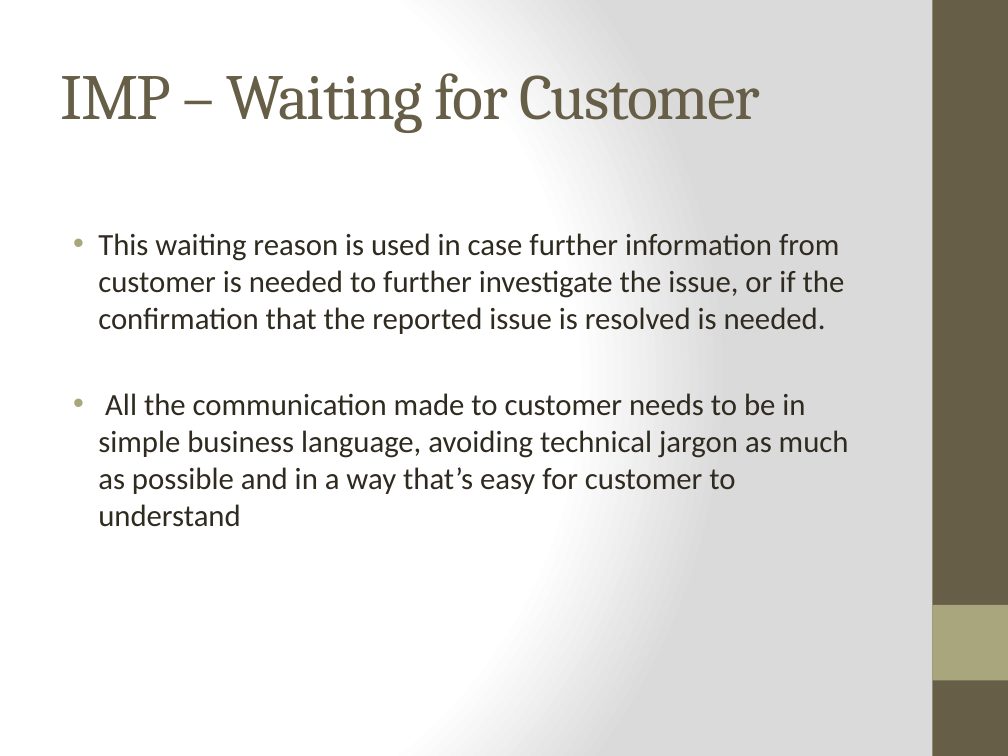
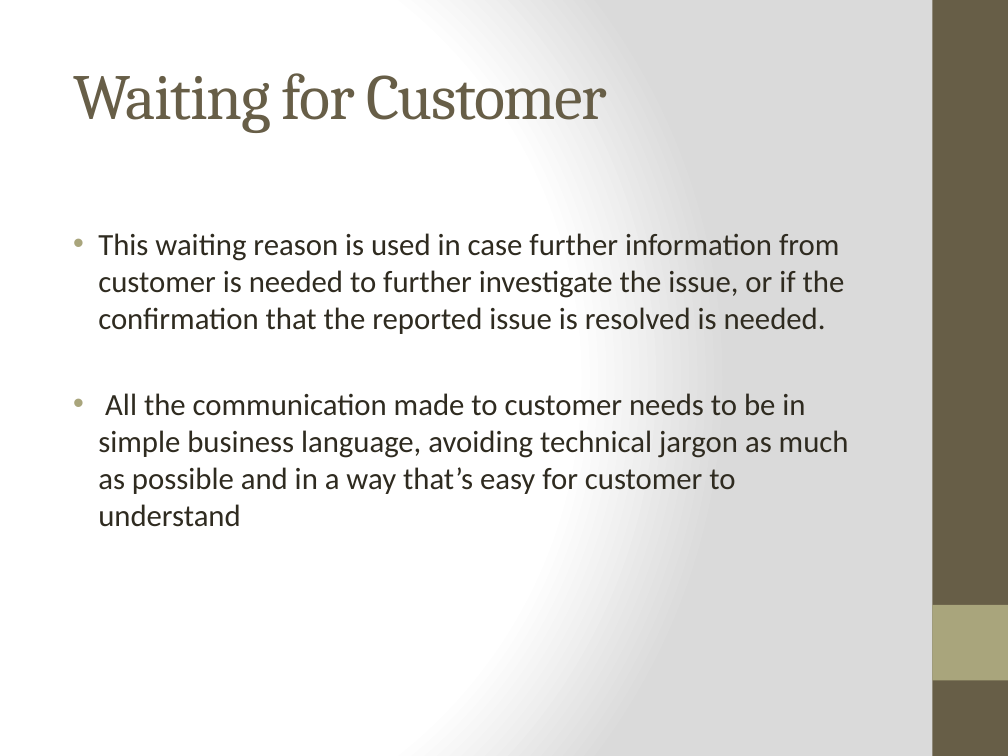
Before and after one commit to Group5LoanApplication/LAp, a slide deck: slide 12 of impm.pptx. Drawn at 1008x756 pixels with LibreOffice and Linux fonts; fonts in the diff are those of the drawing. Boxes give left, top, right and bottom in pixels: in the first picture for what was removed or moved away, otherwise in the second. Text is boxed around its words. In the diff, an @@ line names an element or a change of style, - is before the commit and + after.

```diff
--- a/impm.pptx
+++ b/impm.pptx
@@ title at (x1=73, y1=73, x2=607, y2=133): text changed @@
-IMP – Waiting for Customer
+Waiting for Customer
```
Also in this commit, not shown: 2 other slides changed.
